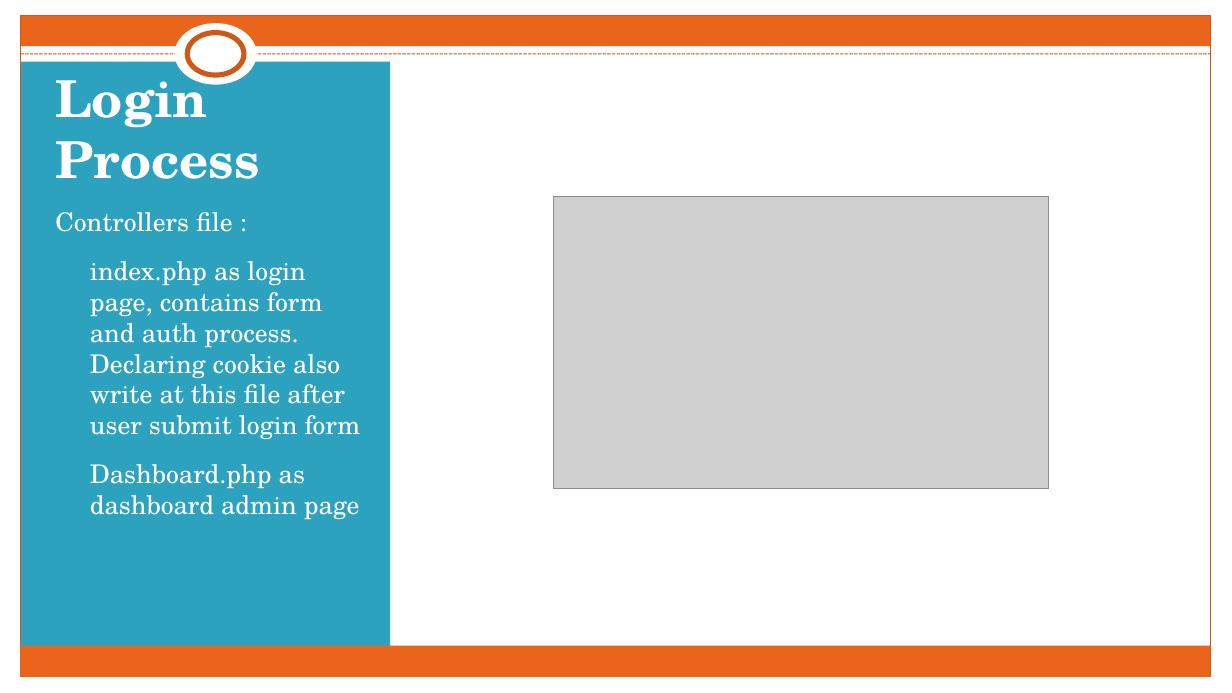
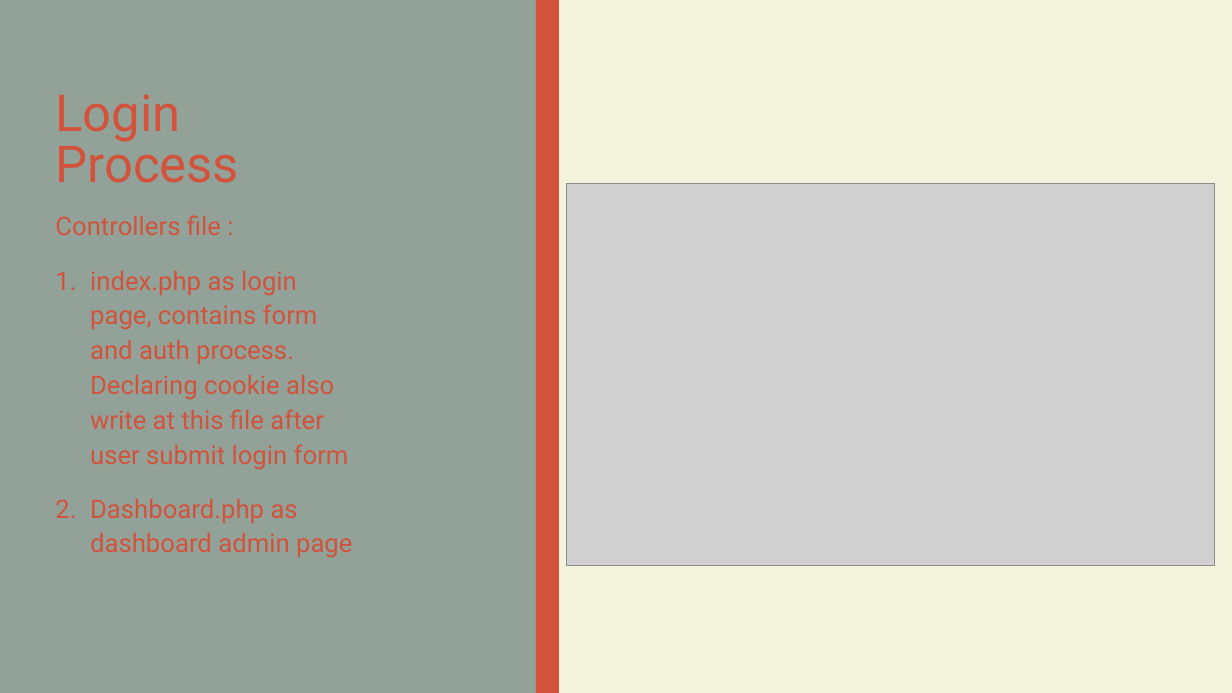
Before and after one commit to galvaninatasya/fp2015pwl, a slide deck: slide 5 of 01.pptx. Drawn at 1232x693 pixels with LibreOffice and Linux fonts; fonts in the diff are those of the drawing; grey boxes stand for pictures. Boxes give left, top, right and bottom in pixels: in the first picture for what was removed or moved away, otherwise in the second. Text is boxed around its words. In the diff, an @@ line names an element or a change of style, - is before the commit and + after.

```diff
--- a/01.pptx
+++ b/01.pptx
@@ background #FFFFFF to #F3F2DC @@
@@ rectangle: place and size @@
-rectangle at (20, 62, 390, 655)
+rectangle at (0, 0, 536, 693)
@@ rectangle at (0, 0, 536, 693): fill #2DA2BF to #93A299 @@
@@ rectangle removed at (0, 0, 1232, 12) @@
@@ rectangle removed at (0, 0, 20, 693) @@
@@ rectangle removed at (20, 16, 1211, 46) @@
@@ rectangle removed at (20, 16, 1211, 677) @@
@@ ellipse removed at (175, 23, 257, 85) @@
@@ rectangle added at (536, 0, 559, 693), fill #D2533C @@
@@ rectangle removed at (1212, 0, 1232, 693) @@
@@ line removed from (20, 54) to (1211, 54) @@
@@ ellipse removed at (188, 32, 244, 75) @@
@@ title "Login Process" at (55, 94, 239, 183): font TeX Gyre Schola to Roboto, text colour #FFFFFF to #D2533C, bold off; line spacing 1 to 0.84; vertical alignment bottom to top @@
@@ text "Controllers file :" at (55, 215, 352, 557): font TeX Gyre Schola to Roboto, text colour #FFFFFF to #D2533C; line spacing 1 to 1.13; more space between paragraphs @@
@@ picture: place and size @@
-picture at (554, 197, 1048, 489)
+picture at (567, 183, 1215, 566)
@@ rectangle removed at (20, 646, 1211, 677) @@
@@ rectangle removed at (0, 677, 1232, 693) @@
```
Also in this commit, not shown: 5 other slides changed, 13 other files.
